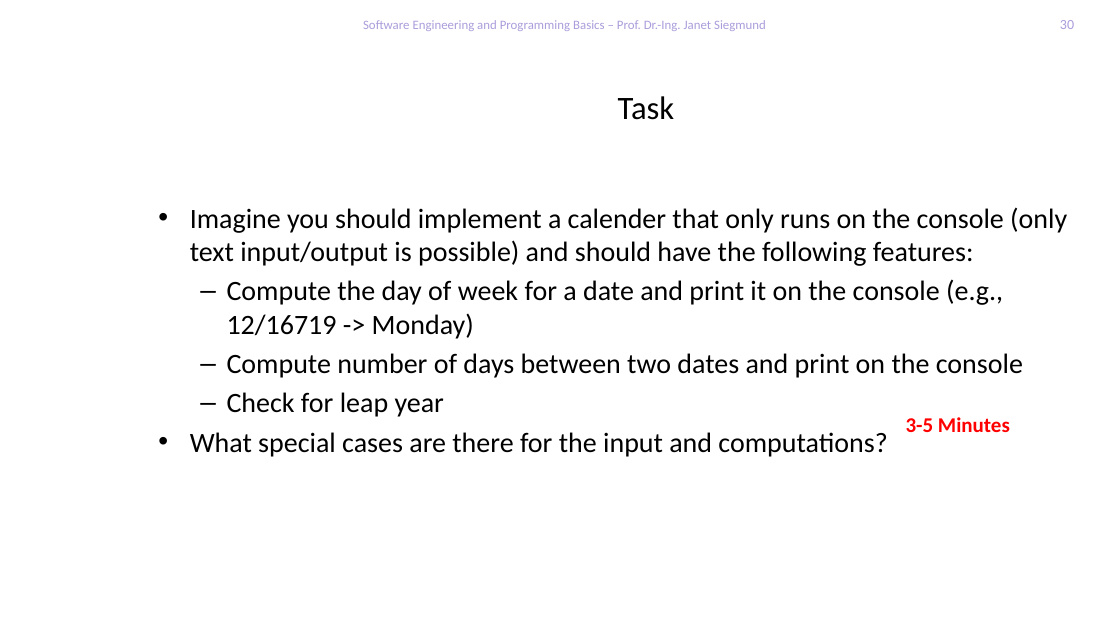
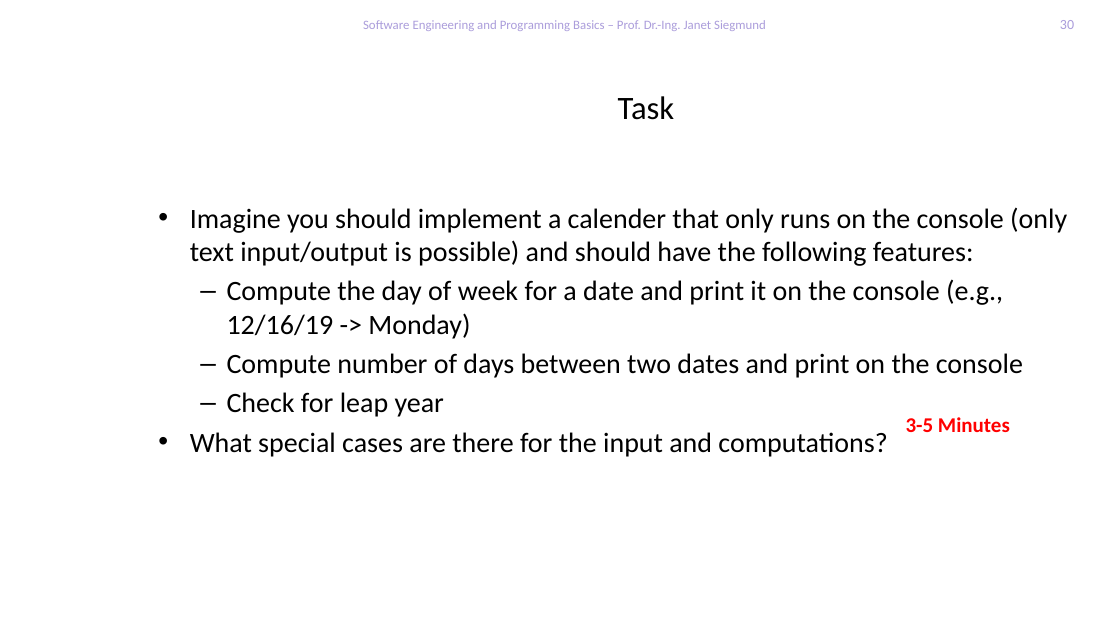
Before and after one commit to feigensp/lehre, a slide deck: slide 30 of se_prog/slides/10_ExceptionsDebugging.pptx. Drawn at 1120x630 pixels with LibreOffice and Linux fonts; fonts in the diff are those of the drawing; background and template pictures are left out. Boxes give left, top, right and bottom in pixels: in the first picture for what was removed or moved away, otherwise in the second. Text is boxed around its words. In the diff, an @@ line names an element or a change of style, - is before the commit and + after.

Commit message:
updated lectures

```diff
--- a/se_prog/slides/10_ExceptionsDebugging.pptx
+++ b/se_prog/slides/10_ExceptionsDebugging.pptx
@@ text at [227,279,1003,339]: text changed @@
-  – Compute the day of week for a date and print it on the console (e.g., 12/16719 -> Monday)
+  – Compute the day of week for a date and print it on the console (e.g., 12/16/19 -> Monday)
```
Also in this commit, not shown: 3 other slides changed, 1 slide added, 1 slide removed, 1 other file.
